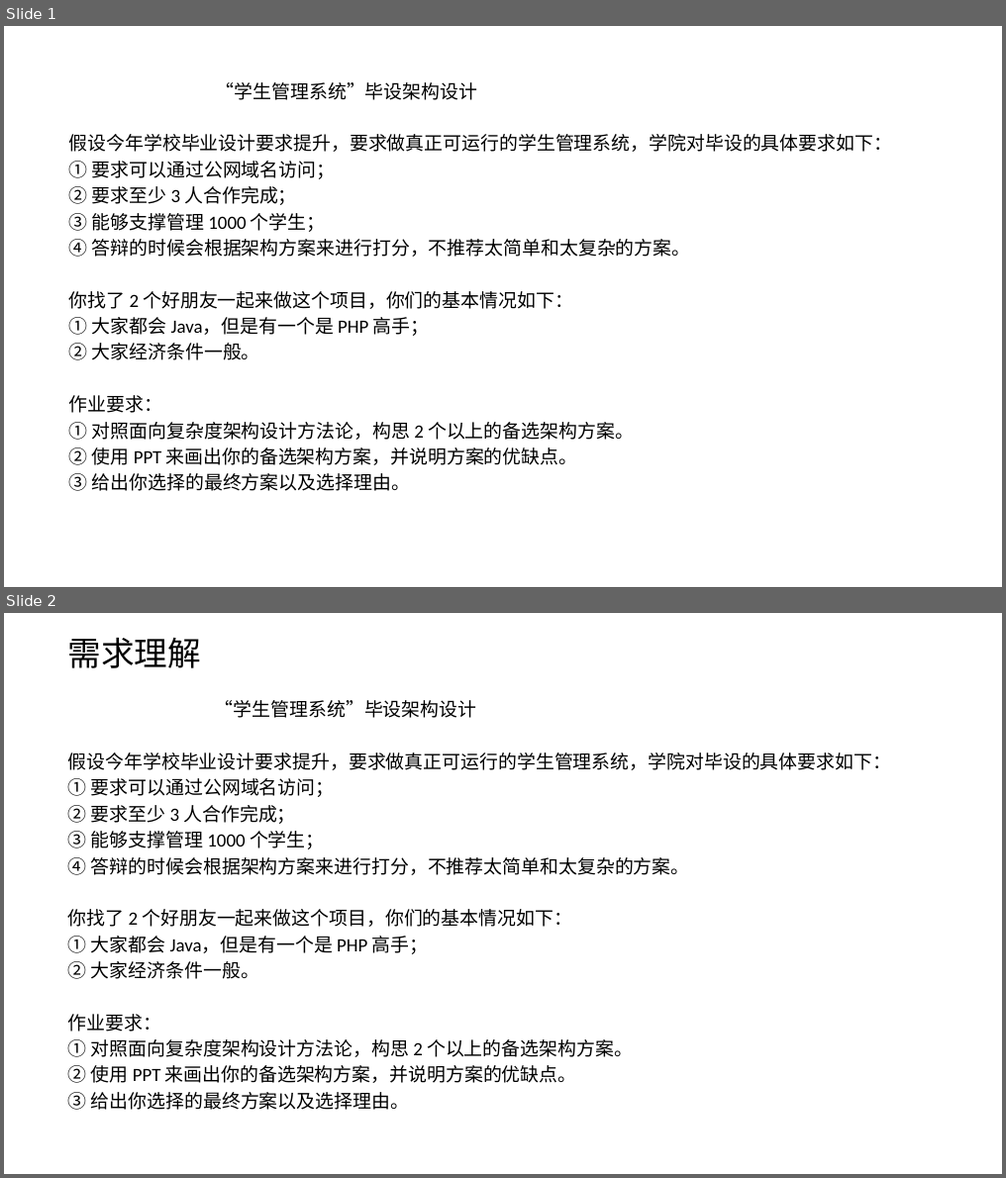
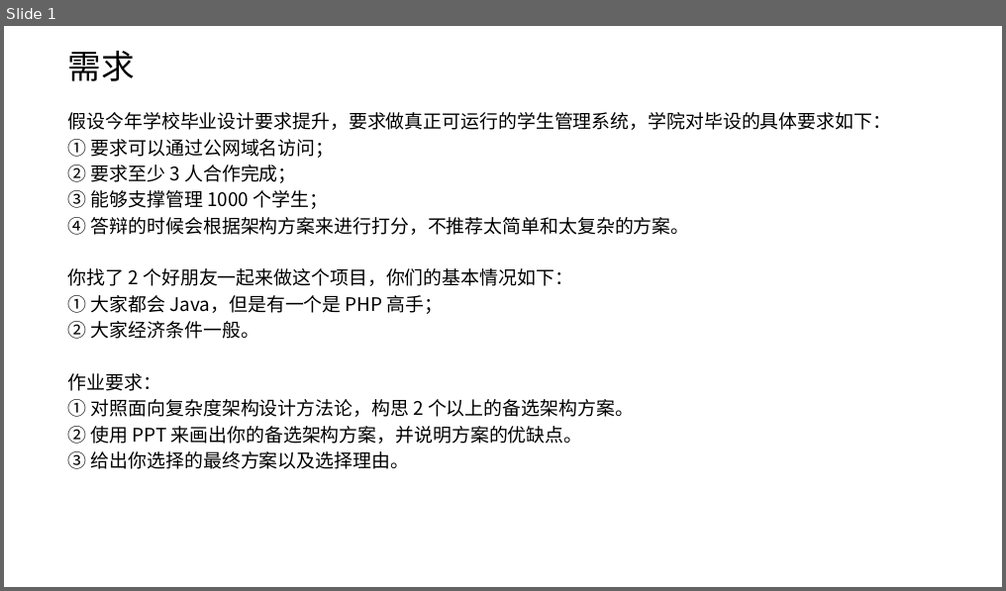
Before and after one commit to snowwolf-lw/learn-architecture, a slide deck: 模块一作业/学生管理系统.pptx. Shown one above the other, each under a label of ours: slides 1 and 2 before the commit, slide 1 after it. The pictures are 1006x1178 and 1006x591 pixels, drawn with LibreOffice and Linux fonts; fonts in the diff are those of the drawing. Boxes give left, top, right and bottom in pixels: in the first picture for what was removed or moved away, otherwise in the second. Text is boxed around its words. In the diff, an @@ line names an element or a change of style, - is before the commit and + after.

```diff
--- a/模块一作业/学生管理系统.pptx
+++ b/模块一作业/学生管理系统.pptx
@@ slide 2 removed at [4,613,1002,1174], background #FFFFFF @@
@@ text removed at [68,638,201,668] @@
-需求理解
@@ subtitle removed at [68,700,892,1110] @@
-“学生管理系统”毕设架构设计
-假设今年学校毕业设计要求提升，要求做真正可运行的学生管理系统，学院对毕设的具体要求如下：
-① 要求可以通过公网域名访问；
-② 要求至少 3 人合作完成；
-③ 能够支撑管理 1000 个学生；
-④ 答辩的时候会根据架构方案来进行打分，不推荐太简单和太复杂的方案。
-你找了 2 个好朋友一起来做这个项目，你们的基本情况如下：
-① 大家都会 Java，但是有一个是 PHP 高手；
-② 大家经济条件一般。
-作业要求：
-① 对照面向复杂度架构设计方法论，构思 2 个以上的备选架构方案。
-② 使用 PPT 来画出你的备选架构方案，并说明方案的优缺点。
-③ 给出你选择的最终方案以及选择理由。
@@ slide 1 changed as well @@
@@ text added at [68,51,135,81], 32 pt, text #000000 @@
+需求
@@ subtitle at [216,82,478,100]: paragraph removed @@
-“学生管理系统”毕设架构设计
@@ subtitle "假设今年学校毕业设计要求提升，要求做真正可运行的学生管理系统，学院对毕设的具体要求如下：": place and size @@
-subtitle "假设今年学校毕业设计要求提升，要求做真正可运行的学生管理系统，学院对毕设的具体要求如下：" at [69,82,893,491]
+subtitle "假设今年学校毕业设计要求提升，要求做真正可运行的学生管理系统，学院对毕设的具体要求如下：" at [68,112,892,470]
@@ subtitle "假设今年学校毕业设计要求提升，要求做真正可运行的学生管理系统，学院对毕设的具体要求如下：" at [68,112,892,470]: font Calibri to Noto Sans CJK SC @@
```
Also in this commit, not shown: 4 slides added.
